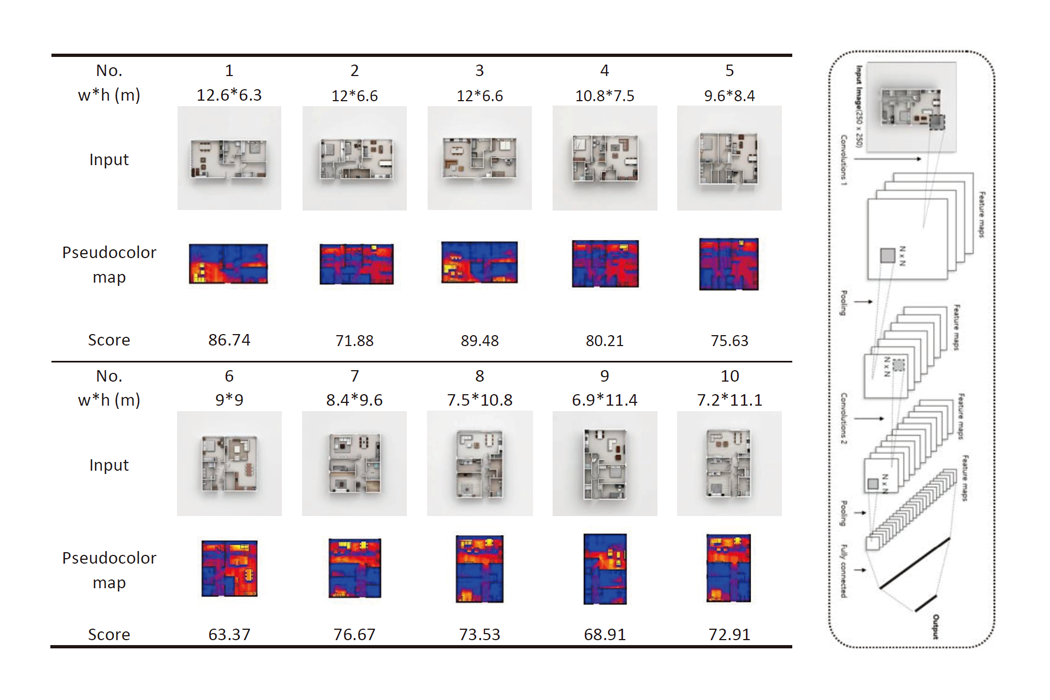
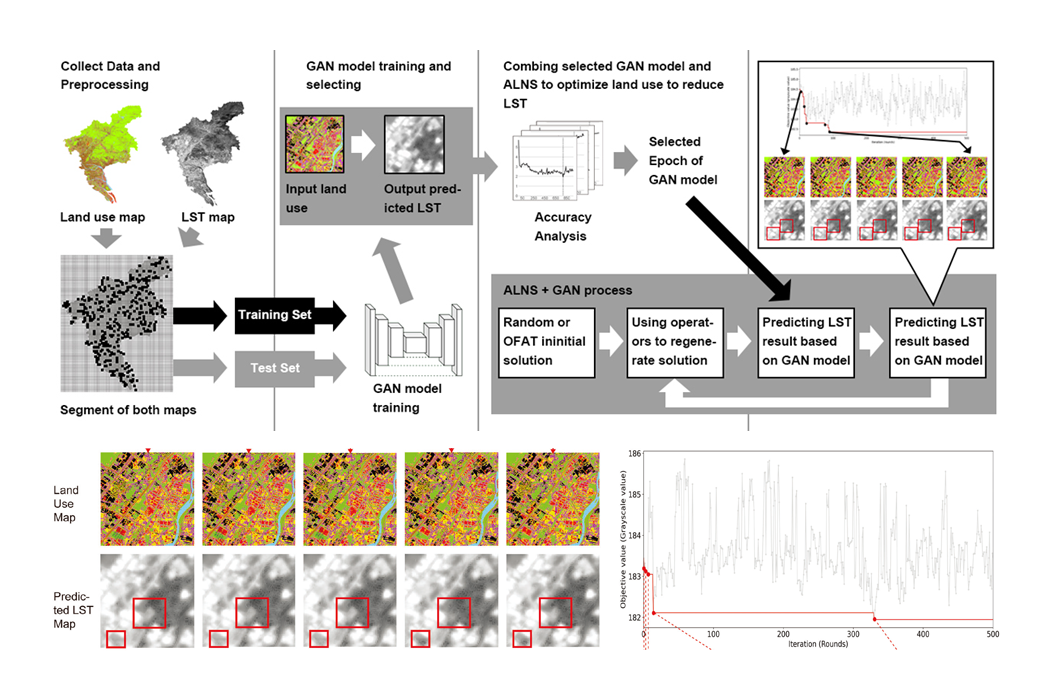
Revision of a layered 1050 x 700 image; what changed, layer by layer:
added layer "图层 3" above "图层 2" over [617, 447, 1000, 650]
painted on "图层 2" over [50, 46, 1000, 651]
painted on "图层 1" over [50, 46, 1000, 650]
